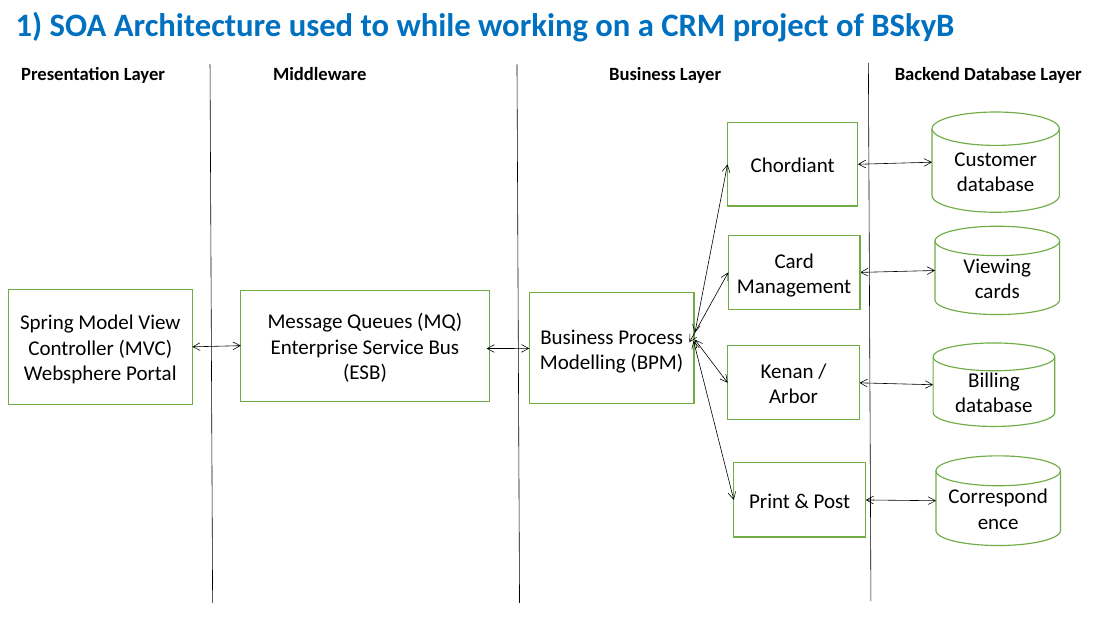
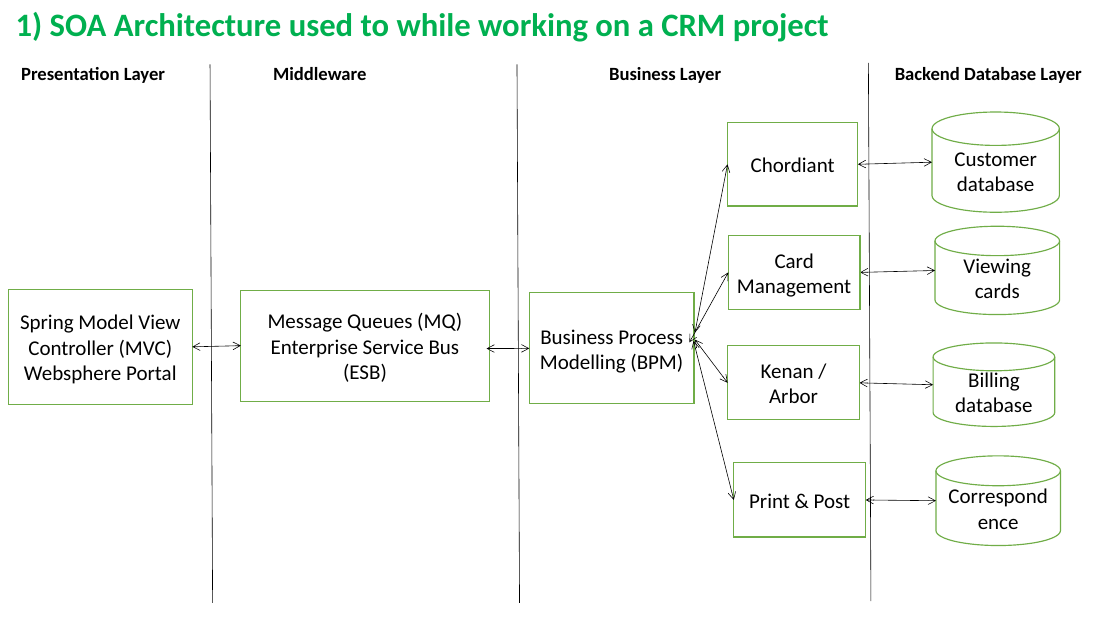
Before and after one commit to RaghavanKasthuri/User-Experience-UX-, a slide deck: slide 2 of SOA Web Service Calls From UX Screens.pptx. Drawn at 1120x630 pixels with LibreOffice and Linux fonts; fonts in the diff are those of the drawing. Boxes give left, top, right and bottom in pixels: in the first picture for what was removed or moved away, otherwise in the second. Text is boxed around its words. In the diff, an @@ line names an element or a change of style, - is before the commit and + after.

```diff
--- a/SOA Web Service Calls From UX Screens.pptx
+++ b/SOA Web Service Calls From UX Screens.pptx
@@ title at [16, 12, 829, 42]: text changed; text colour #0070C0 to #00B050 @@
-1) SOA Architecture used to while working on a CRM project of BSkyB
+1) SOA Architecture used to while working on a CRM project
```
Also in this commit, not shown: 7 other slides changed, 1 other file.
